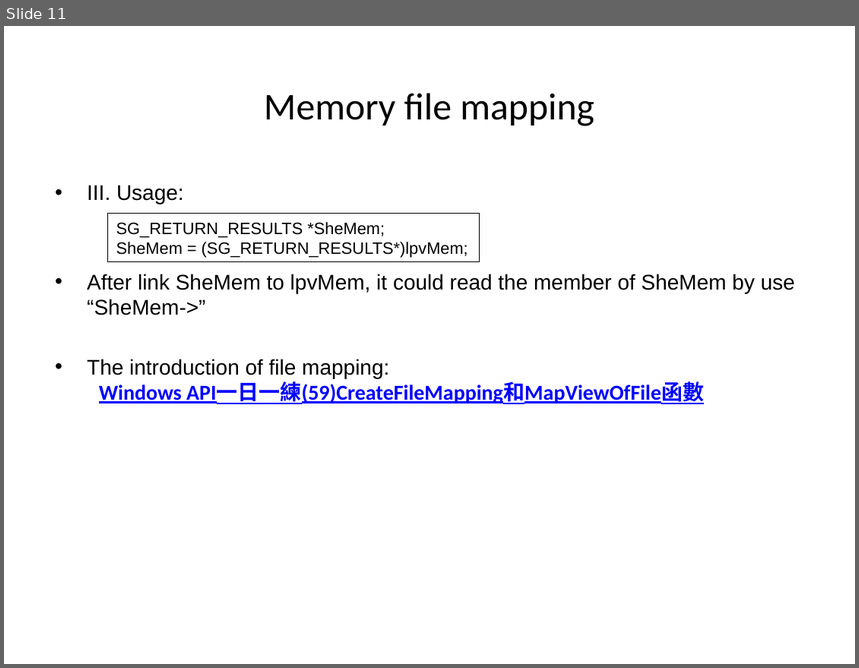
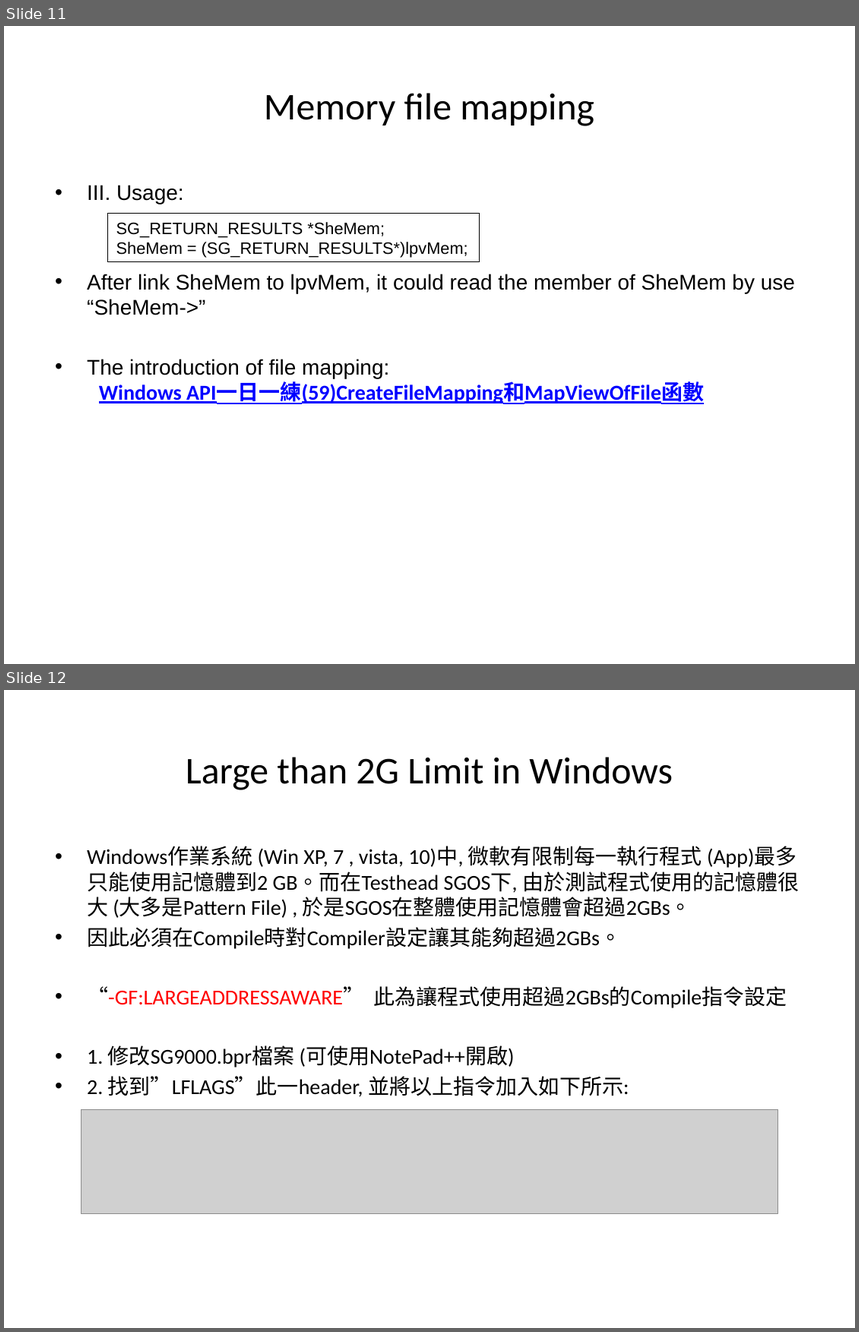
Before and after one commit to arkhangof/S-Company-Project, a slide deck: Testhead_OS_V225_Note.pptx. Shown one above the other, each under a label of ours: slide 11 before the commit, slides 11 and 12 after it. The pictures are 859x668 and 859x1332 pixels, drawn with LibreOffice and Linux fonts; fonts in the diff are those of the drawing; grey boxes stand for pictures. Boxes give left, top, right and bottom in pixels: in the first picture for what was removed or moved away, otherwise in the second. Text is boxed around its words. In the diff, an @@ line names an element or a change of style, - is before the commit and + after.

```diff
--- a/Testhead_OS_V225_Note.pptx
+++ b/Testhead_OS_V225_Note.pptx
@@ slide 12 added at <box>4,690,855,1328</box>, background #C0C0C0 @@
@@ title added at <box>186,757,673,790</box>, 32 pt, text #000000 @@
+Large than 2G Limit in Windows
@@ text added at <box>87,846,799,1097</box>, 18 pt, text #000000 @@
+• Windows作業系統 (Win XP, 7 , vista, 10)中, 微軟有限制每一執行程式 (App)最多只能使用記憶體到2 GB。而在Testhead SGOS下, 由於測試程式使用的記憶體很大 (大多是Pattern File) , 於是SGOS在整體使用記憶體會超過2GBs。
+• 因此必須在Compile時對Compiler設定讓其能夠超過2GBs。
+• “-GF:LARGEADDRESSAWARE” 此為讓程式使用超過2GBs的Compile指令設定
+• 1. 修改SG9000.bpr檔案 (可使用NotePad++開啟)
+• 2. 找到”LFLAGS”此一header, 並將以上指令加入如下所示:
@@ picture added at <box>82,1110,778,1214</box> @@
```
Also in this commit, not shown: 7 other files.
